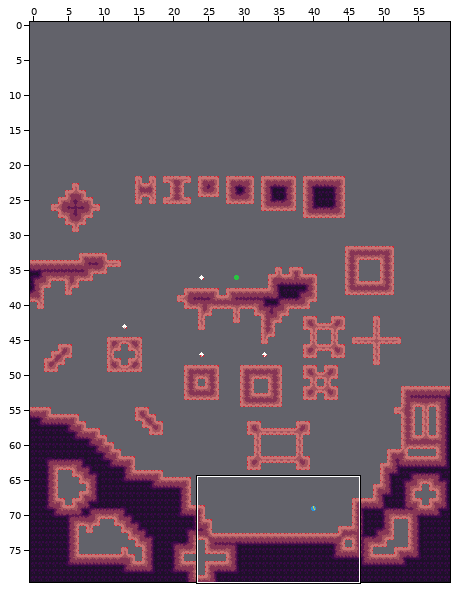
Tiled map (JSON): assets/world/room/level1.json. Above: a wide view before the commit, with the close-up outlined.
Close-up. Before the commit:
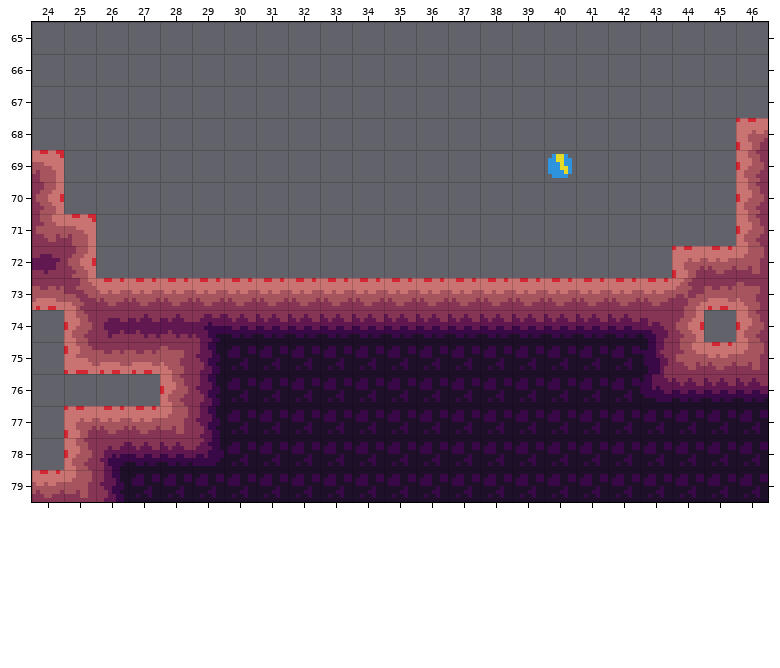
Cells are 8x8 px. Shown: x 24..46, y 65..79. The commit also changed other parts of the map, which this record leaves out. The old version is drawn lined up with the new one.
The same view after the edit:
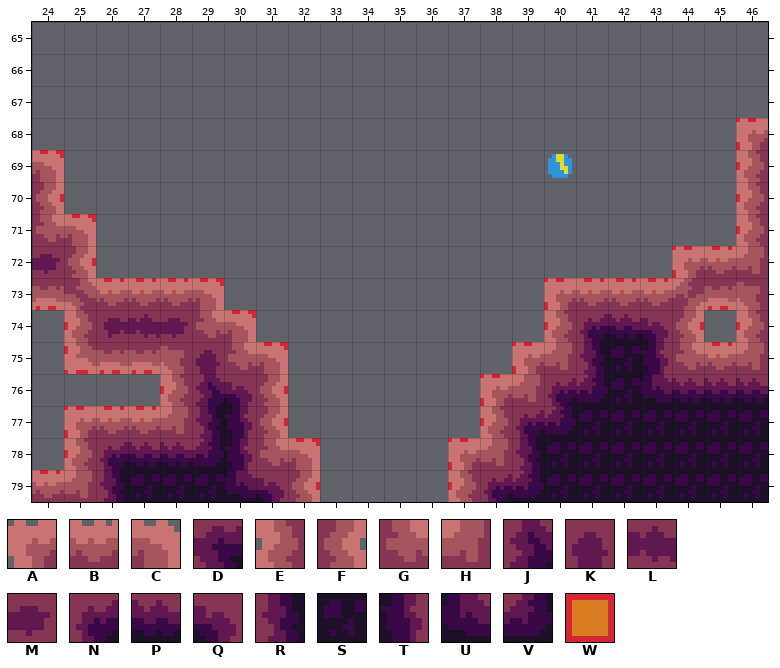
Key: from "dirt": A 0, B 1, C 2, D 12, E 13, F 15, G 16, H 17, J 22, K 33, L 47, M 48, N 49, P 50, Q 51, R 62, S 63, T 64, U 73, V 74; from "tools": W 1.
_ is an empty cell, # one hidden under a higher layer.
Change:
map size 60x60 -> 60x80 cells (old content now starts at 0,20; both pictures use the new coordinates)
Layer "draft":
y 73: x 30..39 WWWWWWWWWW -> __________
y 74: x 31..39 ######### -> _________
y 75: x 32..38 ####### -> _______
y 76..77: x 32..37 ###### -> ______
y 78..79: x 33..36 #### -> ____
Layer "map":
y 73: x 29..40 BBBBBBBBBBBB -> C__________A
y 74: x 28..41 LDPPPPPPPPPPPP -> MGC_________EN
y 75: x 29..41 RSSSSSSSSSSSS -> KGC_______AHR
y 76: x 29..41 RSSSSSSSSSSSS -> JQF______AHNV
y 77: x 30..40 SSSSSSSSSSS -> TF______ENV
y 78: x 30..39 SSSSSSSSSS -> TGC____AHR
y 79: x 30..39 SSSSSSSSSS -> UQF____ENV
Changed places in both close-ups, as pixel boxes (x1, y1, x2, y2):
changed: (160, 278, 608, 502)
